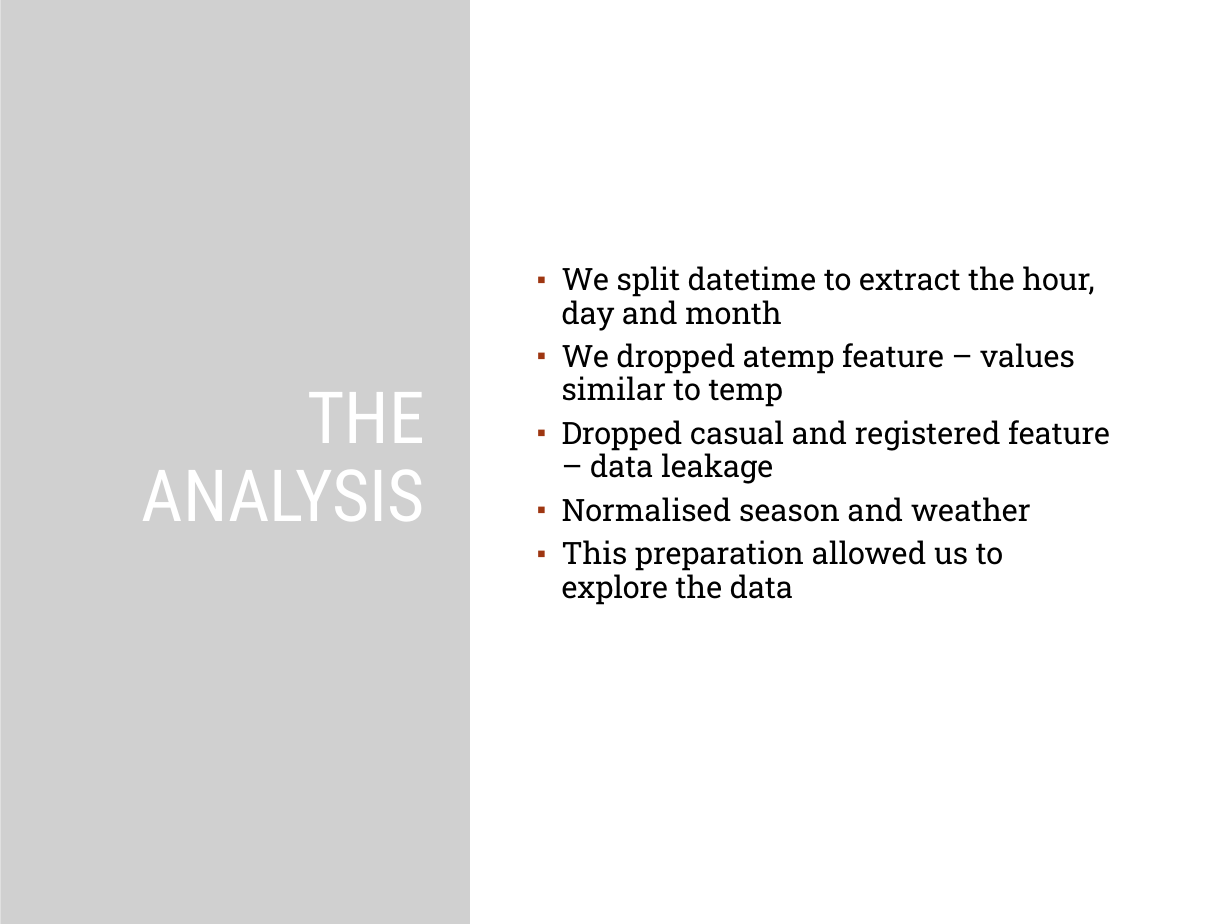
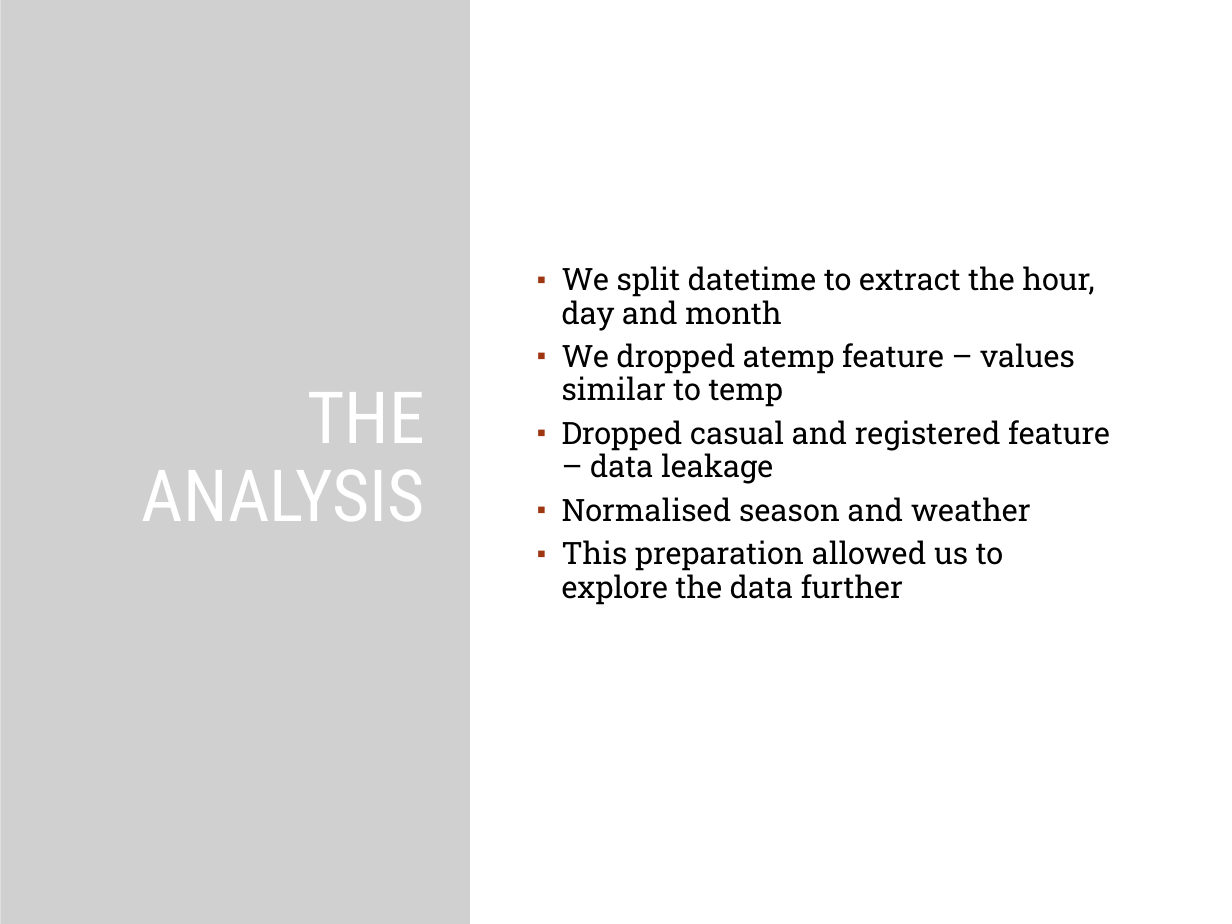
Before and after one commit to Emmet62/DAGroupProject2018, a slide deck: slide 4 of PresentationSlides_EmmetTracey17201032_DanielOByrne17205389_EoinLeMasney17205791_ConorLawlor17203166.pptx. Drawn at 1232x924 pixels with LibreOffice and Linux fonts; fonts in the diff are those of the drawing; grey boxes stand for pictures; background and template pictures are left out. Boxes give left, top, right and bottom in pixels: in the first picture for what was removed or moved away, otherwise in the second. Text is boxed around its words. In the diff, an @@ line names an element or a change of style, - is before the commit and + after.

Commit message:
Final push for presentation

```diff
--- a/PresentationSlides_EmmetTracey17201032_DanielOByrne17205389_EoinLeMasney17205791_ConorLawlor17203166.pptx
+++ b/PresentationSlides_EmmetTracey17201032_DanielOByrne17205389_EoinLeMasney17205791_ConorLawlor17203166.pptx
@@ text at <box>562,540,1003,605</box>: text changed @@
-▪ This preparation allowed us to explore the data
+▪ This preparation allowed us to explore the data further
```
Also in this commit, not shown: 1 other slide changed.
